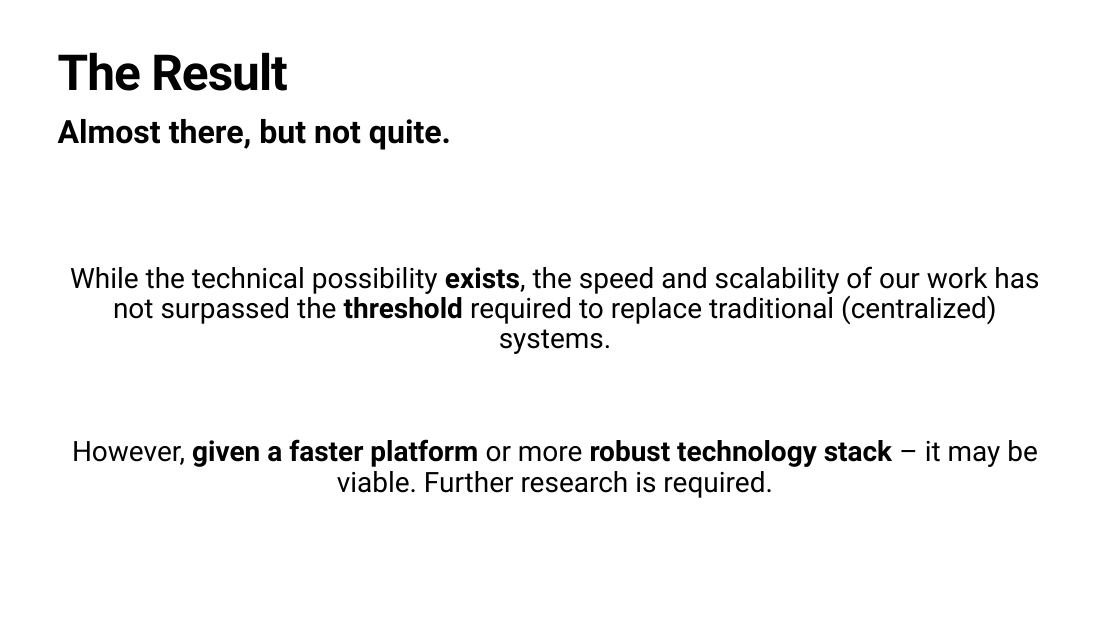
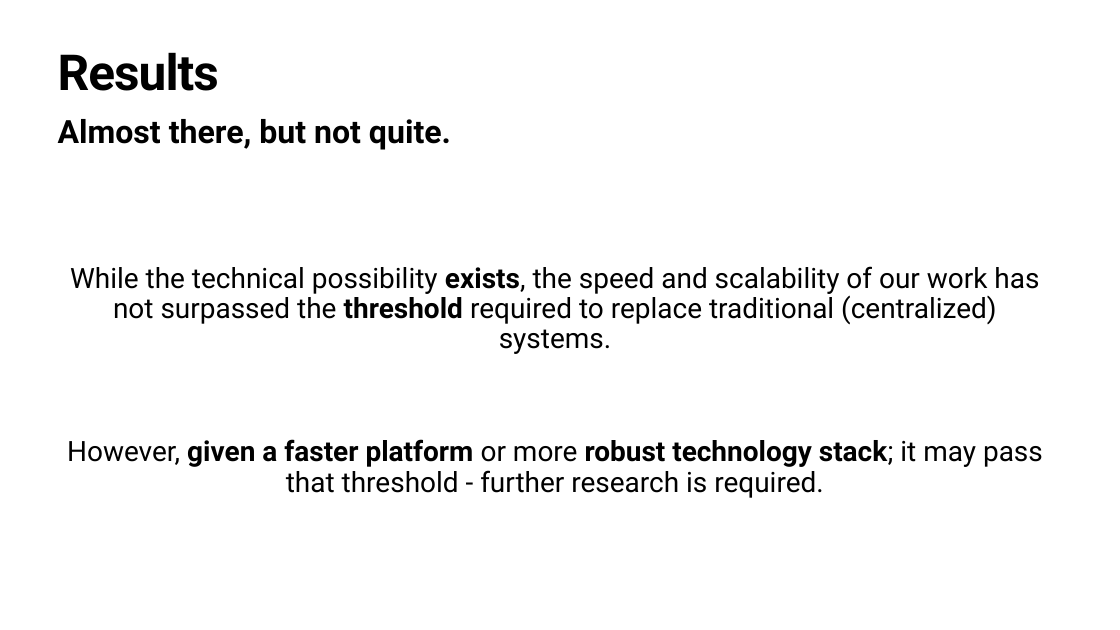
Before and after one commit to awphi/glass-casino, a slide deck: slide 6 of docs/GlassCasinoFinalOral.pptx. Drawn at 1120x630 pixels with LibreOffice and Linux fonts; fonts in the diff are those of the drawing. Boxes give left, top, right and bottom in pixels: in the first picture for what was removed or moved away, otherwise in the second. Text is boxed around its words. In the diff, an @@ line names an element or a change of style, - is before the commit and + after.

```diff
--- a/docs/GlassCasinoFinalOral.pptx
+++ b/docs/GlassCasinoFinalOral.pptx
@@ title at box(58, 52, 219, 91): text changed @@
-The Result
+Results
@@ text at box(67, 439, 1043, 498): text changed @@
-However, given a faster platform or more robust technology stack – it may be viable. Further research is required.
+However, given a faster platform or more robust technology stack; it may pass that threshold - further research is required.
```
Also in this commit, not shown: 3 other slides changed, 5 other files.
